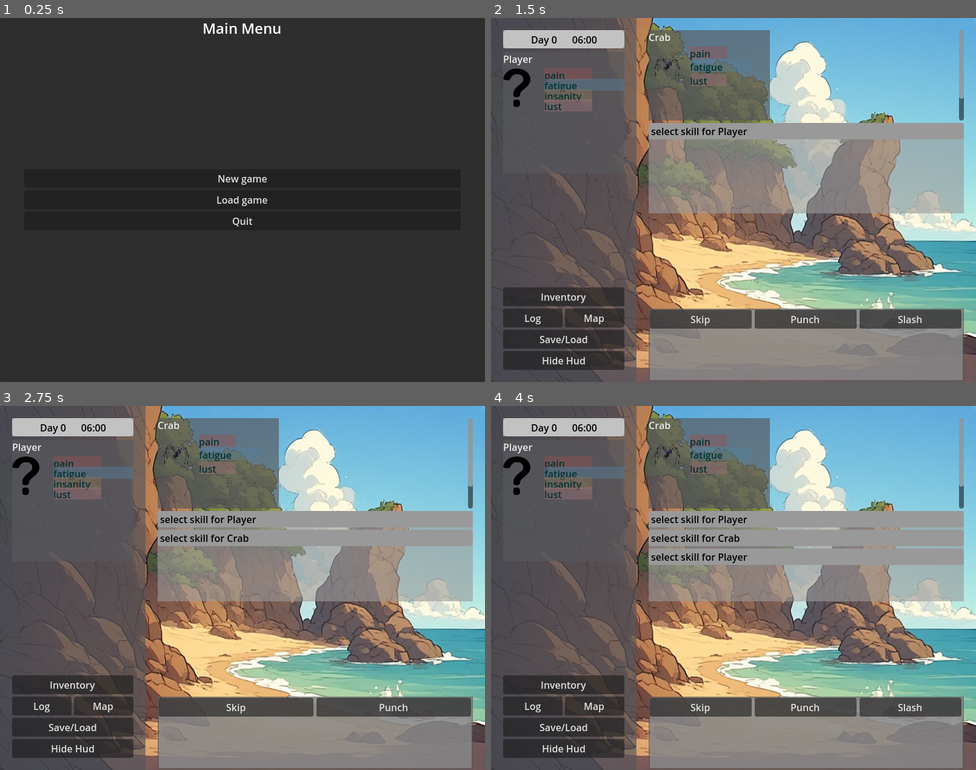
Above: before the commit, frames 1-4 (two rows, left to right).
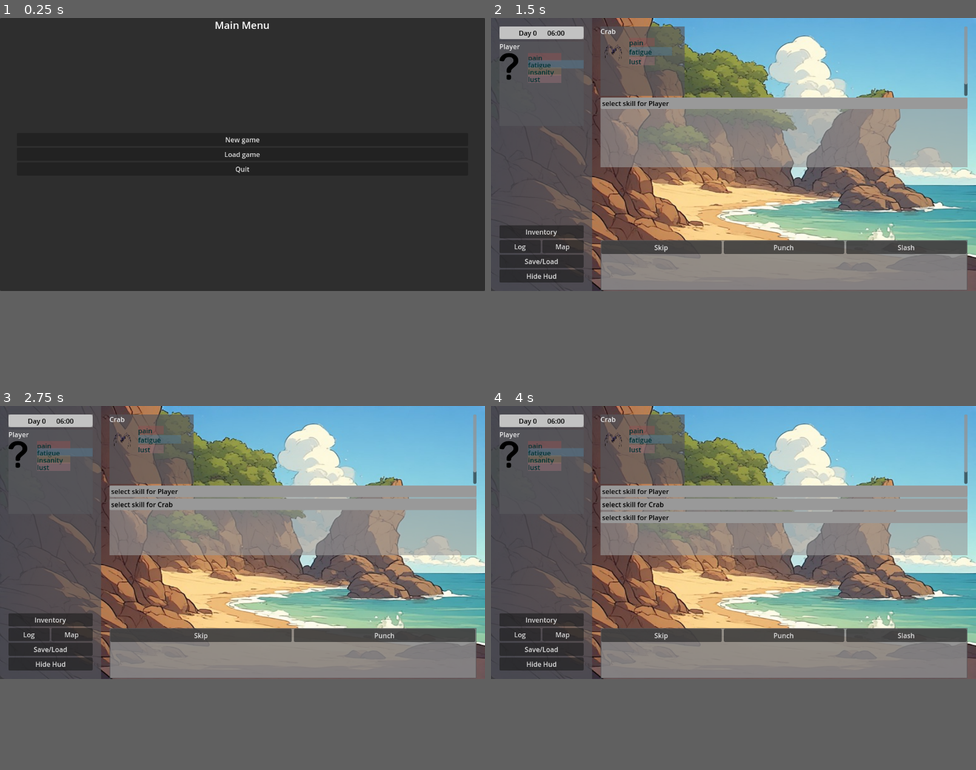
Above: after the commit, the same moments.

Repository: jackdarker/Octopant
Game: Godot game, scene res://ui/Loadingscreen.tscn
Same seed, same stepped clock (60 frames per second), same inputs: the game is played once before the commit and once after it. The engine's default icon, where the game draws it, is replaced by a stand-in: a white triangle on a blue panel in a dark square.
Inputs (mouse positions are in pixels of both pictures, inside the frame that each line leads up to):
- Up to frame 1 (0.25 s): no input
- Up to frame 2 (1.5 s): click "New game" at 0.5 s; click "testfight" at 1.25 s
- Up to frame 3 (2.75 s): click "Skip" at 2 s
- Up to frame 4 (4 s): click "Skip" at 2.75 s; click (520, 475) at 3.52 s
In our replay, the window is 800x600 before the commit and 800x450 after it. These sizes can differ from the game's own. Grey fills any space a smaller window leaves; there, only what the larger window draws over its background counts as a difference.

The runs differ from the first frame. In frame 1, 0.6% of the frame differs, in the area x 0-100%, y 0-100%; in frame 2, 64%; in frame 3, 66%; in frame 4, 65%.

Commit message:
exe doesnt load modules

Diff:
--- a/game/GlobalRegistry.gd
+++ b/game/GlobalRegistry.gd
@@ -50,7 +50,7 @@
 	#createLoadLockFile()
 	var start =  Time.get_ticks_usec()
 	#loadRegistryCacheFromFile()
-	preinitModulesFolder("res://modules/")
+	preinitModulesFolder(module_basepath("res://modules/"))
 	emit_signal("loadingUpdate", 18.0/totalStages, "Modules late initialization")
 	registerModules()
 	#saveRegistryCacheToFile()
@@ -217,6 +217,16 @@
 #endregion
 
 #region modules
+static func module_basepath(_folder:String)->String:
+	if( OS.has_feature("editor_runtime")):
+		return _folder
+	else:
+		var _base="D:/Projects/Godot/Octopant"#OS.get_executable_path().get_base_dir()
+		if _folder.begins_with(_base):
+			return _folder
+		else:
+			return _base.path_join(ProjectSettings.globalize_path(_folder))
+
 func preinitModulesFolder(folder: String):
 	var progressBase = 1.0/totalStages
 	var progressStep = 2.0/totalStages
@@ -232,7 +242,7 @@
 				var full_path = folder.path_join(file_name)
 				#print("FOUND DIR: "+full_path)
 
-				var modulePath:String = full_path.path_join("Module.gd")
+				var modulePath:String = full_path.path_join("module.gd")
 				if(dir.file_exists(modulePath)):
 					moduleFiles.append([file_name, modulePath])
 			file_name = dir.get_next()
--- a/game/main_scene.gd
+++ b/game/main_scene.gd
@@ -140,6 +140,7 @@
 func isVeryLate()->bool:
 	return timeOfDay >= getDayTimeEnd()
 
+## returns days in game
 func getDays()->int:
 	return currentDay
 
--- a/game/module.gd
+++ b/game/module.gd
@@ -29,31 +29,31 @@
 
 func register():
 	for scene in scenes:
-		GR.registerScene(ID,scene, author)
+		GR.registerScene(ID,GR.module_basepath(scene), author)
 
 	for scene in scene_ext:
-		GR.registerSceneExtension(ID,scene, author)
+		GR.registerSceneExtension(ID,GR.module_basepath(scene), author)
 
 	for item in items:
-		GR.registerItem(ID,item)
+		GR.registerItem(ID,GR.module_basepath(item))
 
 	for recipe in recipes:
-		GR.registerRecipe(ID,recipe)
+		GR.registerRecipe(ID,GR.module_basepath(recipe))
 
 	for event in events:
-		GR.registerEvent(ID,event)
+		GR.registerEvent(ID,GR.module_basepath(event))
 
 	for effect in effects:
-		GR.registerEffect(ID,effect)
+		GR.registerEffect(ID,GR.module_basepath(effect))
 
 	for skill in skills:
-		GR.registerSkill(ID,skill)
+		GR.registerSkill(ID,GR.module_basepath(skill))
 
 	for character in characters:
-		GR.registerCharacter(ID,character)
+		GR.registerCharacter(ID,GR.module_basepath(character))
 
 	for quest in quests:
-		GR.registerQuest(ID,quest)
+		GR.registerQuest(ID,GR.module_basepath(quest))
 
 #override this !
 func registerEventTriggers():
--- a/modules/__default/world/dng_beach.gd
+++ b/modules/__default/world/dng_beach.gd
@@ -3,6 +3,7 @@
 # the player has to pass multiple tests before he gets a prize
 # this is triggered by event_delve_beach
 
+var _defeated:bool=false
 
 func _init() -> void:
 	sceneID="dng_beach"
@@ -19,7 +20,9 @@
 	#menu("")
 	set_bg(load("res://assets/images/bg/nav_beach_sun.png"))
 	var room=GR.getModuleFlag("Squishl","Delve_State",0)
-	if (room<=1):
+	if(_defeated):
+		Global.hud.addButton("Next","",	func():Global.main.removeScene(self)		)
+	elif (room<=1):
 		Global.hud.say("You walk into the water. There is something around your feet...")
 		Global.hud.addButton("Next","",_on_bt_fight_pressed)
 	else :
@@ -31,6 +34,9 @@
 	var _setup=CombatSetup.new()
 	var _x=Global.pc.effects.getItems()
 	_setup.onVictory= _postVictory
+	_setup.onDefeat= _postDefeat
+	_setup.onFlee= _postDefeat
+	_setup.onSubmit= _postDefeat
 	_setup.playerParty.push_back(Global.pc)
 	_setup.enemyParty.push_back(GR.createCharacter("Crab"))
 	Global.main.runScene("combat_scene",
@@ -41,5 +47,10 @@
 	Global.hud.say("You have won this fight")	#todo fetchloot
 	Global.hud.addButton("Next","",func():Global.main.removeScene(combatScene))
 
+func _postDefeat(combatScene):
+	self._defeated=true
+	Global.hud.say("After loosing that fight you find yourself washed up at the shoreline.")	#todo fetchloot
+	Global.hud.addButton("Next","",	func():Global.main.removeScene(combatScene)		)
+
 func _on_prize_claim():
 	Global.main.removeScene(self)
--- /dev/null
+++ b/modules/squishl/event/event_meet_lutes_beach.gd
@@ -0,0 +1,18 @@
+extends EventBase
+
+func _init():
+	super()
+	ID="EventMeetLutesBeach"
+
+func react(_triggerID, _args)->bool:
+	Global.main.runScene("interaction_scene",
+		[load("res://modules/squishl/interaction/dlg_pc_lutes.gd"),
+		Global.main.getCurrentScene().get_bg()],
+		Global.main.getCurrentScene().uniqueSceneID)
+	return false
+
+func canRun()->bool:
+	if Global.main.getDays()>5:
+		return true
+	# _met = (GR.getModuleFlag("Squishl","Lutes_Met",0)!=0)
+	return (false)
--- a/modules/squishl/interaction/dlg_pc_lutes.gd
+++ b/modules/squishl/interaction/dlg_pc_lutes.gd
@@ -1,33 +1,53 @@
-extends DialogueEngine
+extends SceneExtension
 
-enum { DEFAULT_BRANCH = 0, TALK, FUCK }
-
-var meta:Dictionary={}
+const sceneID="dlg_pc_lutes"
 const avatar_player = "res://assets/images/icons/ic_unknown.svg"
 const avatar_lutes = "res://assets/images/chars/lutes.png"
 
-func _setup() -> void:
-	meta["char1"]=avatar_player
-	meta["char2"]=avatar_lutes
+func on_enterScene():
+	parent_scene.__displayImage(1,avatar_player)
 
-	var first_entry : DialogueEntry
-	first_entry=add_text_entry("Hey, you again !", DEFAULT_BRANCH)
-	first_entry.set_metadata_data(meta)
-	var option_id_1 : int = first_entry.add_option("Oh hello. Can we talk?")
-	var option_id_2 : int = first_entry.add_option("Wanna fuck?.")
-	var option_id_3 : int = first_entry.add_option("I am in a hurry..")
+	pass
 
-	var option_id_1_entry : DialogueEntry = add_text_entry("You talk about this and that", TALK)
-	var option_id_2_entry : DialogueEntry = add_text_entry("Sorry, not in the mood", FUCK)
-	var default_topic : DialogueEntry = add_text_entry("I need to leave")
-	first_entry.set_option_goto_id(option_id_1,option_id_1_entry.get_id())
-	first_entry.set_option_goto_id(option_id_2,option_id_2_entry.get_id())
-	first_entry.set_option_goto_id(option_id_3,default_topic.get_id())
-	add_text_entry("You feel your mood lighten up somewhat.",TALK)
+func get_buttons(menuid:String,buttons:Array):
+	var _met:bool=GR.getModuleFlag("Squishl","Lutes_Met",0)>0
+	if(menuid==""):
+		if(!_met):
+			Global.hud.say("There is really someone else down at the beach. \n Should you try to talk to them?.")
+			buttons.push_back(Button_Config.new("Better not","",cb_menu("runAway",true)))
+			buttons.push_back(Button_Config.new("Sure","",cb_menu("introTalk1",true)))
+		else:
+			parent_scene.__displayImage(2,avatar_lutes)
+			Global.hud.say("Hey, you again !")
+			buttons.push_back(Button_Config.new("Oh hello. Can we talk?","",cb_menu("requestTalk",true)))
+			buttons.push_back(Button_Config.new("Wanna fuck?.","",cb_menu("requestFuck",true),_may_ask_fuck))
+			buttons.push_back(Button_Config.new("I am in a hurry..","",cb_menu("leave",true)))
+	if(menuid=="introTalk1"):
+		GR.setModuleFlag("Squishl","Lutes_Met",1)
+		parent_scene.__displayImage(2,avatar_lutes)
+		Global.hud.say("As you get closer to the person,...")
+		buttons.push_back(Button_Config.new("Next","",cb_menu("introTalk2",true)))
+	if(menuid=="introTalk2"):
+		Global.hud.say("...talking about harponing...")
+		buttons.push_back(Button_Config.new("Next","",cb_menu("leave",true)))
+	if(menuid=="requestTalk"):
+		GR.increaseModuleFlag("Squishl","Lutes_Met",1)
+		Global.hud.say("You talk about this and that.")
+		buttons.push_back(Button_Config.new("Next","",cb_menu("leave",true)))
+	if(menuid=="requestFuck"):
+		Global.hud.say("Sorry, not in the mood")
+		buttons.push_back(Button_Config.new("Next","",cb_menu("requestFuck_Nope",true)))
+	if(menuid=="requestFuck_Nope"):
+		Global.hud.say("OK, no problem....")
+		buttons.push_back(Button_Config.new("Next","",cb_menu("leave",true)))
+	if(menuid=="leave"):
+		Global.hud.say("I need to leave.")
+		buttons.push_back(Button_Config.new("Leave","",Global.main.removeScene.bind(parent_scene)))
+	if(menuid=="runAway"):
+		Global.hud.say("You stay hidden until you sneaked out of sight.")
+		buttons.push_back(Button_Config.new("Leave","",Global.main.removeScene.bind(parent_scene)))
+	return(buttons)
 
-	add_text_entry("OK, no problem....",FUCK)
-
-	self.entry_visited.connect(__react)
-
-func __react(entry : DialogueEntry):
-	pass
+func _may_ask_fuck()->Result:
+	var _res:=Result.create(false,"dare you asking that")
+	return _res
--- a/modules/squishl/module.gd
+++ b/modules/squishl/module.gd
@@ -10,6 +10,7 @@
 		]
 	scene_ext = [
 		"res://modules/squishl/world/extend",
+		"res://modules/__default/interaction",
 		]
 	#items = [
 	#	"res://modules/squishl/Item",
@@ -32,6 +33,7 @@
 		"Squishl_Saved": flag(FlagType.Number),
 		"Delve_State": flag(FlagType.Number),
 		"Daily_Treasure": flag(FlagType.Number),
+		"Lutes_Met":flag(FlagType.Number),
 	}
 
 func resetFlagsOnNewDay():
--- a/modules/squishl/world/extend/nav_beach_ext.gd
+++ b/modules/squishl/world/extend/nav_beach_ext.gd
@@ -3,8 +3,8 @@
 const sceneID="nav_beach"
 
 func on_enterScene():
-	Global.hud.say("Lutes is also here.")
-
+	if(GR.getModuleFlag("Squishl","Lutes_Met",0)>=5):
+		Global.hud.say("Lutes is also here.")
 
 func get_buttons(menuid:String,buttons:Array):
 	if(menuid==""):
@@ -12,7 +12,6 @@
 		buttons.push_back(Button_Config.new("pitty you","",pittyYourself))
 		buttons.push_back(Button_Config.new("go crazy","",crazyYourself))
 		buttons.push_back(Button_Config.new("strain you","",fatigueYourself))
-	elif(menuid=="walk"):
 		buttons.push_back(Button_Config.new("visit lutes","",dlg_lutes))
 	return(buttons)
 
--- a/project.godot
+++ b/project.godot
@@ -22,8 +22,6 @@
 
 [display]
 
-window/size/viewport_width=800
-window/size/viewport_height=600
 window/size/initial_position_type=3
 window/stretch/mode="viewport"
 
--- a/ui/combat_scene.gd
+++ b/ui/combat_scene.gd
@@ -90,7 +90,7 @@
 	elif(isPartyDefeated(enemyParty)):
 		combatSetup.onVictory.call(self);
 	elif(isPartyDefeated(playerParty)):
-		combatSetup.onDefeat.call()
+		combatSetup.onDefeat.call(self)
 
 func preTurn():
 	turnCount+=1
@@ -108,6 +108,7 @@
 
 
 func checkDefeat():
+	Global.hud.clearInput()
 	#handle player fleeing
 	#is any party down?
 	if(isPartyDefeated(enemyParty) || isPartyDefeated(playerParty)):
Not shown, added: export_presets.cfg
Not shown, added: modules/squishl/event/event_meet_lutes_beach.gd.uid
Not shown: 1 places in ui/hud.tscn that only renumber resources
Not shown, added: deebug_exe.lnk
Not shown, changed: docs/VN_Framework.html
